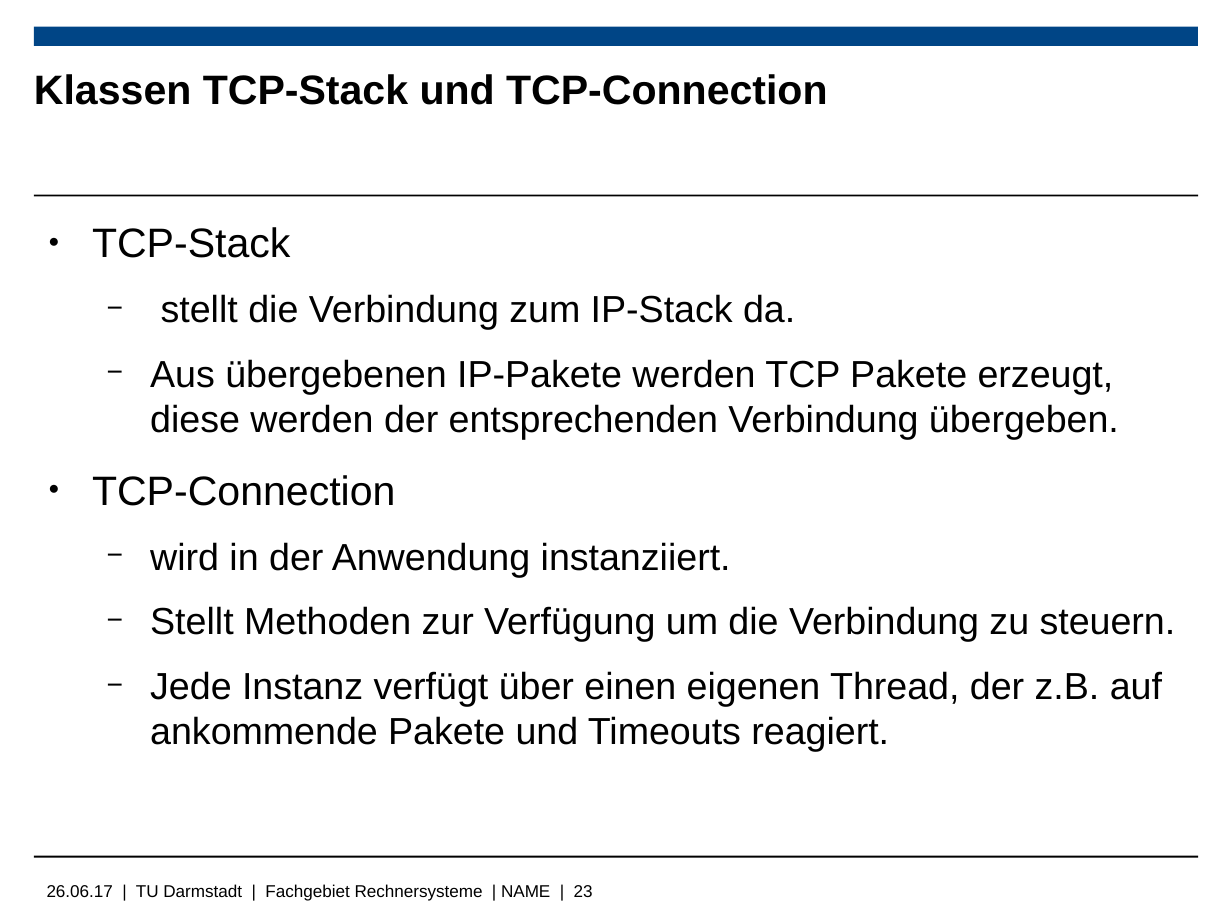
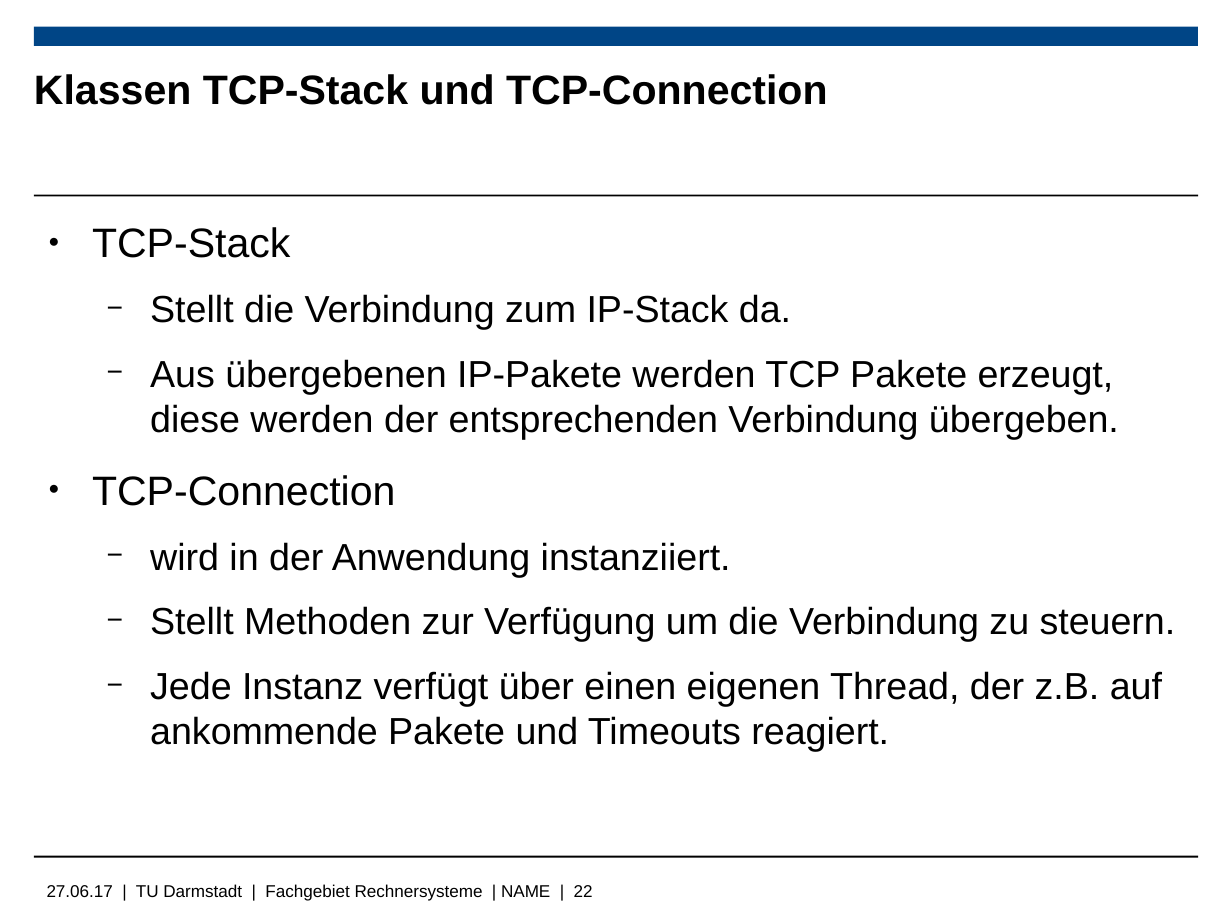
Before and after one commit to Wiero/Bachelorarbeit, a slide deck: slide 22 of Bachelorpräsenation.odp (slide 23 before the commit). Drawn at 1232x924 pixels with LibreOffice and Linux fonts; fonts in the diff are those of the drawing; background and template pictures are left out. Boxes give left, top, right and bottom in pixels: in the first picture for what was removed or moved away, otherwise in the second. Text is boxed around its words. In the diff, an @@ line names an element or a change of style, - is before the commit and + after.

```diff
--- a/Bachelorpräsenation.odp
+++ b/Bachelorpräsenation.odp
@@ text at (x1=150, y1=294, x2=791, y2=329): text changed @@
-  − stellt die Verbindung zum IP-Stack da.
+  − Stellt die Verbindung zum IP-Stack da.
@@ text at (x1=47, y1=884, x2=593, y2=901): text changed @@
-26.06.17 | TU Darmstadt | Fachgebiet Rechnersysteme | NAME | 23
+27.06.17 | TU Darmstadt | Fachgebiet Rechnersysteme | NAME | 22
```
Also in this commit, not shown: 7 other slides changed, 8 slides added, 3 slides removed, 6 other files.
